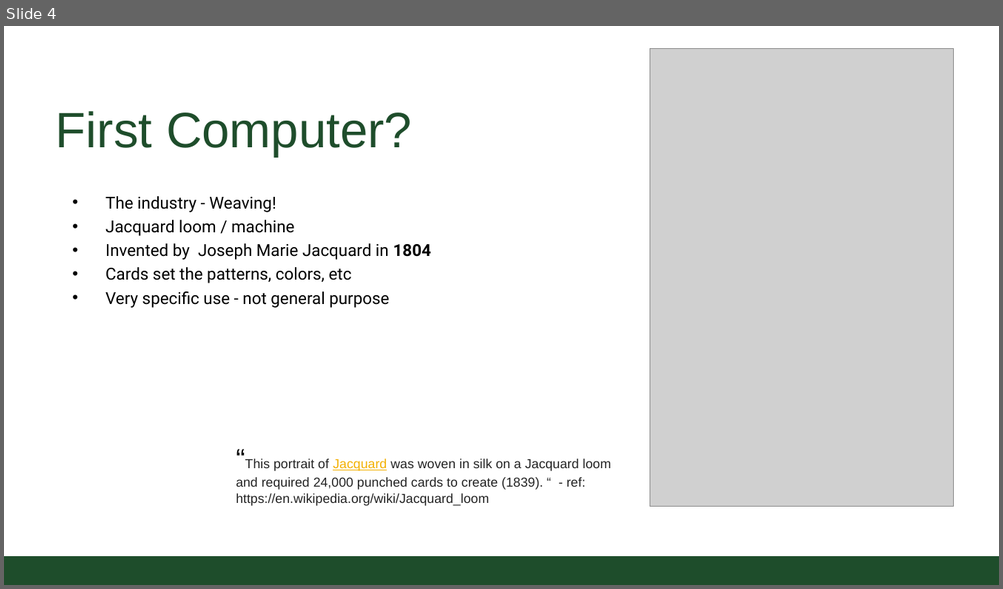
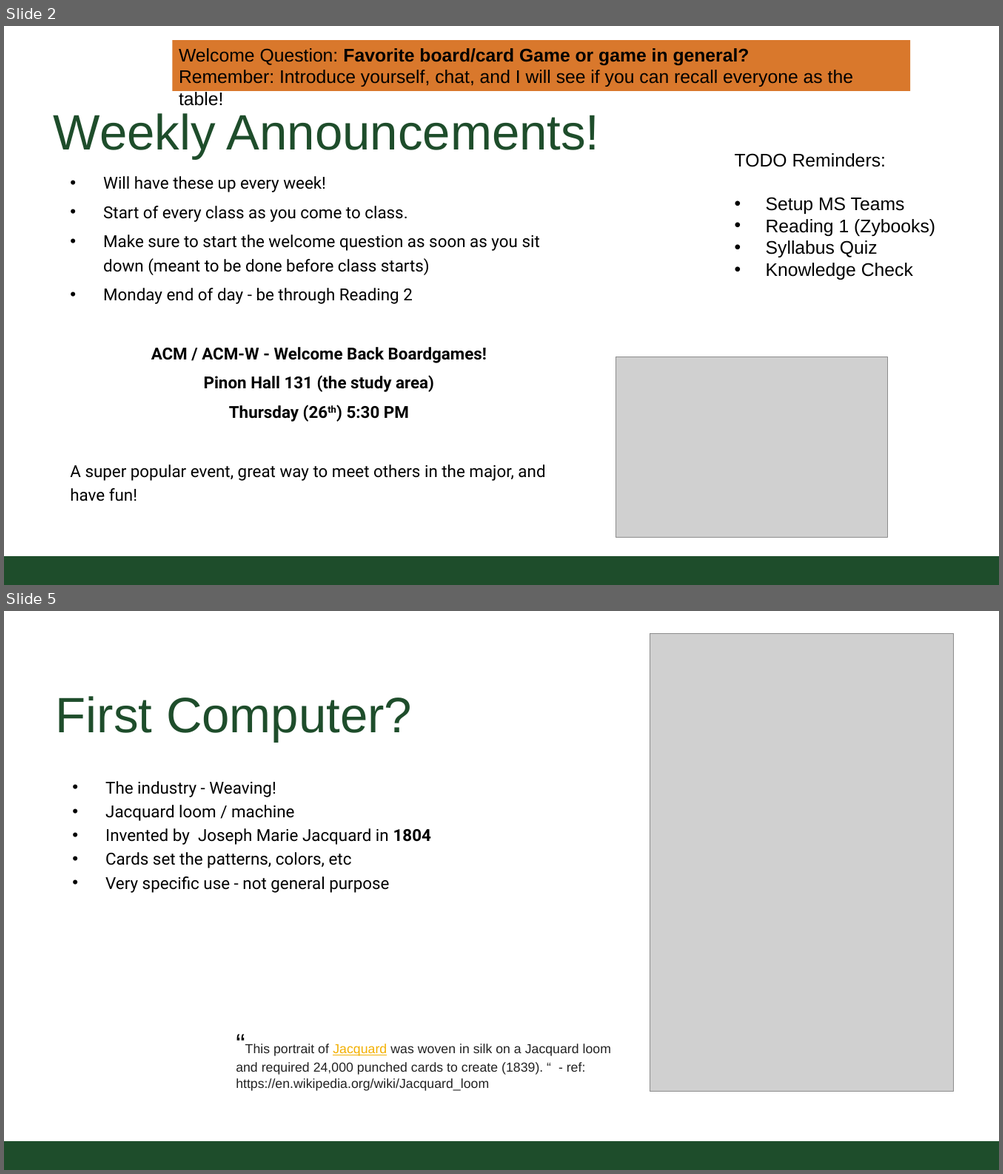
Before and after one commit to CSU-CS150B/handouts, a slide deck: Slides/On-Campus/01_HistoryAndIntro.pptx. Shown one above the other, each under a label of ours: slide 4 before the commit, slides 2 and 5 after it; the slides between them are not shown. The pictures are 1003x589 and 1003x1174 pixels, drawn with LibreOffice and Linux fonts; fonts in the diff are those of the drawing; grey boxes stand for pictures; background and template pictures are left out. Boxes give left, top, right and bottom in pixels: in the first picture for what was removed or moved away, otherwise in the second. Text is boxed around its words. In the diff, an @@ line names an element or a change of style, - is before the commit and + after.

Commit message:
updates for week1

```diff
--- a/Slides/On-Campus/01_HistoryAndIntro.pptx
+++ b/Slides/On-Campus/01_HistoryAndIntro.pptx
@@ slide 2 added at (4,26,999,585), background #FFFFFF; not listed: 1 template element that a slide beside it also shows @@
@@ rectangle added at (173,41,910,91), fill #D9782C, 20 pt, text #000000 @@
+Welcome Question: Favorite board/card Game or game in general?
+Remember: Introduce yourself, chat, and I will see if you can recall everyone as the table!
@@ title added at (54,113,600,159), 54.4 pt, text #1E4D2B @@
+Weekly Announcements!
@@ text added at (734,153,935,280), 20 pt, text #000000 @@
+TODO Reminders:
+• Setup MS Teams
+• Reading 1 (Zybooks)
+• Syllabus Quiz
+• Knowledge Check
@@ text added at (70,176,545,502), 18.1 pt, text #000000 @@
+• Will have these up every week!
+• Start of every class as you come to class.
+• Make sure to start the welcome question as soon as you sit down (meant to be done before class starts)
+• Monday end of day - be through Reading 2
+ACM / ACM-W - Welcome Back Boardgames!
+Pinon Hall 131 (the study area)
+Thursday (26th) 5:30 PM
+A super popular event, great way to meet others in the major, and have fun!
@@ picture added at (615,357,887,537) @@
@@ what was slide 4 is now slide 5 @@
```
Also in this commit, not shown: 4 slides changed, 2 other slides added, 1 slide removed, 1 other file.
